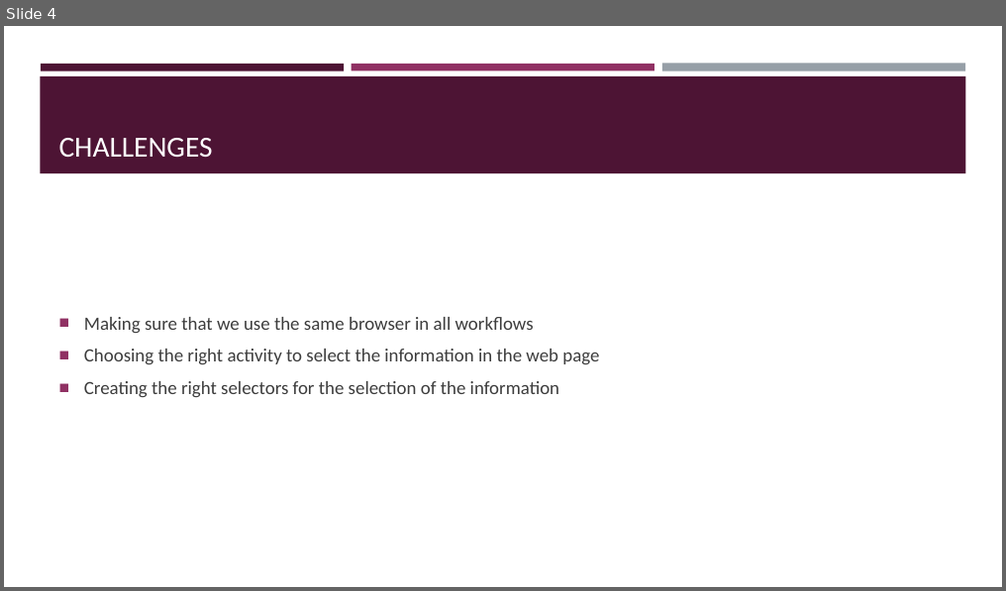
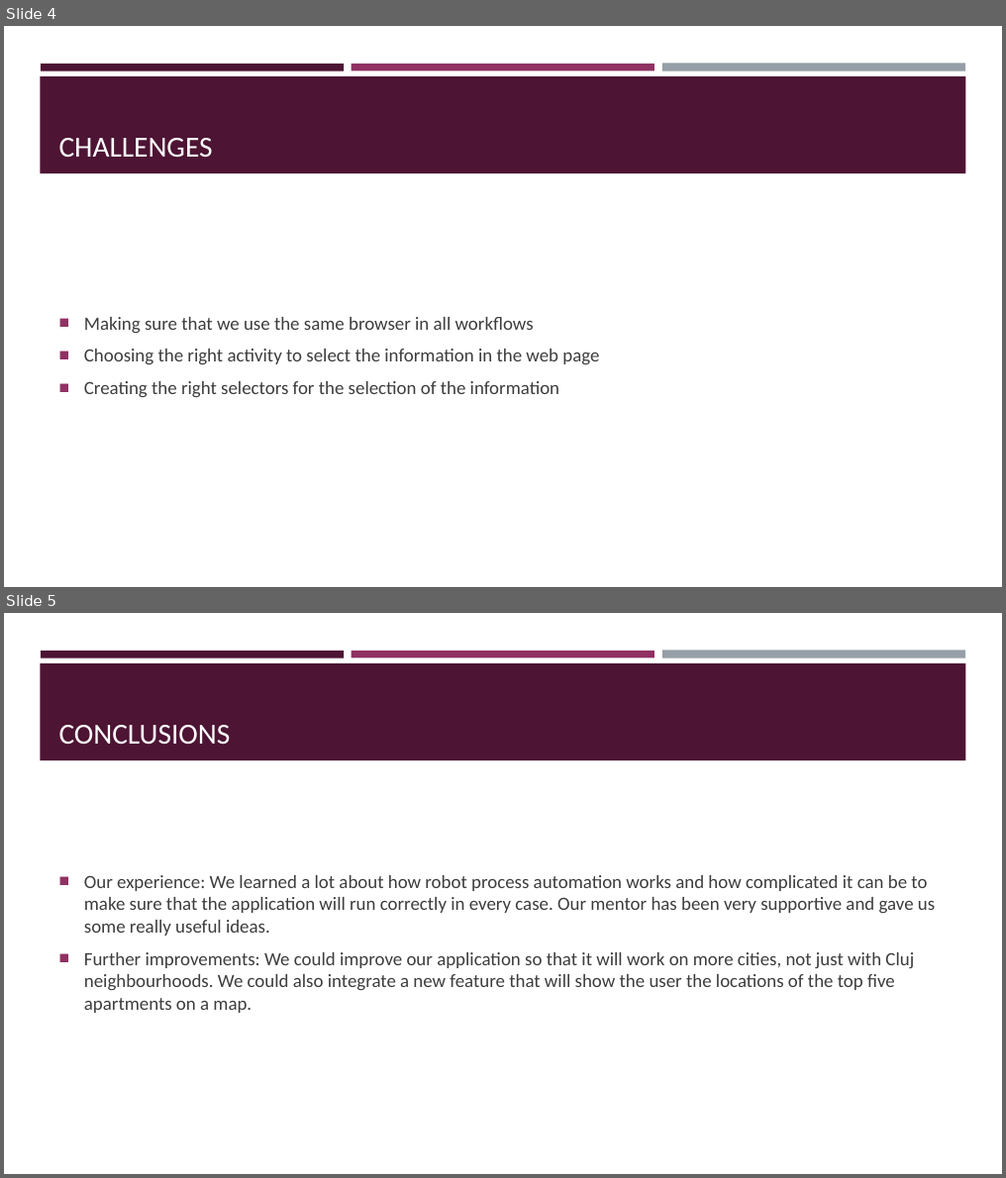
Before and after one commit to mariasintea/RPA-PROJECT-RentOffersGenerator, a slide deck: Presentation.pptx. Shown one above the other, each under a label of ours: slide 4 before the commit, slides 4 and 5 after it. The pictures are 1006x591 and 1006x1178 pixels, drawn with LibreOffice and Linux fonts; fonts in the diff are those of the drawing. Boxes give left, top, right and bottom in pixels: in the first picture for what was removed or moved away, otherwise in the second. Text is boxed around its words. In the diff, an @@ line names an element or a change of style, - is before the commit and + after.

Commit message:
Updated presentation

```diff
--- a/Presentation.pptx
+++ b/Presentation.pptx
@@ slide 5 added at (x1=4, y1=613, x2=1002, y2=1174), background #FFFFFF; not listed: 4 template elements that a slide beside it also shows @@
@@ title added at (x1=59, y1=725, x2=231, y2=745), 28 pt, text #FFFFFF @@
+CONCLUSIONS
@@ text added at (x1=84, y1=875, x2=935, y2=1013), 18 pt, text #3D3D3D @@
+■ Our experience: We learned a lot about how robot process automation works and how complicated it can be to make sure that the application will run correctly in every case. Our mentor has been very supportive and gave us some really useful ideas.
+■ Further improvements: We could improve our application so that it will work on more cities, not just with Cluj neighbourhoods. We could also integrate a new feature that will show the user the locations of the top five apartments on a map.
```
Also in this commit, not shown: 1 slide removed.
